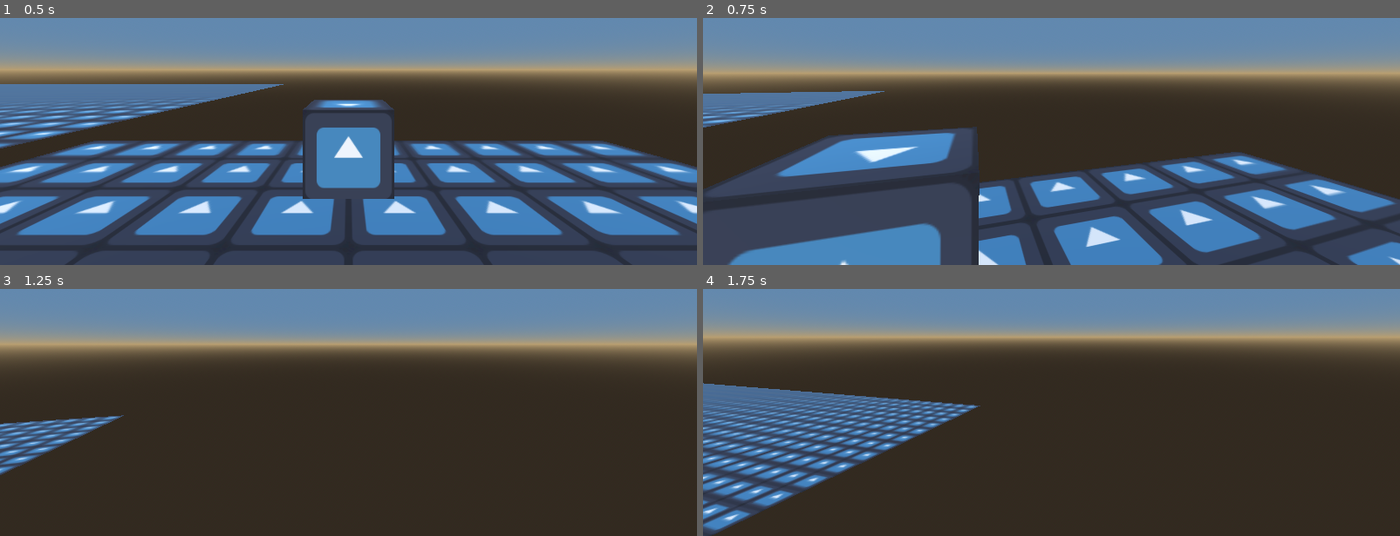
Above: before the commit, frames 1-4 (two rows, left to right).
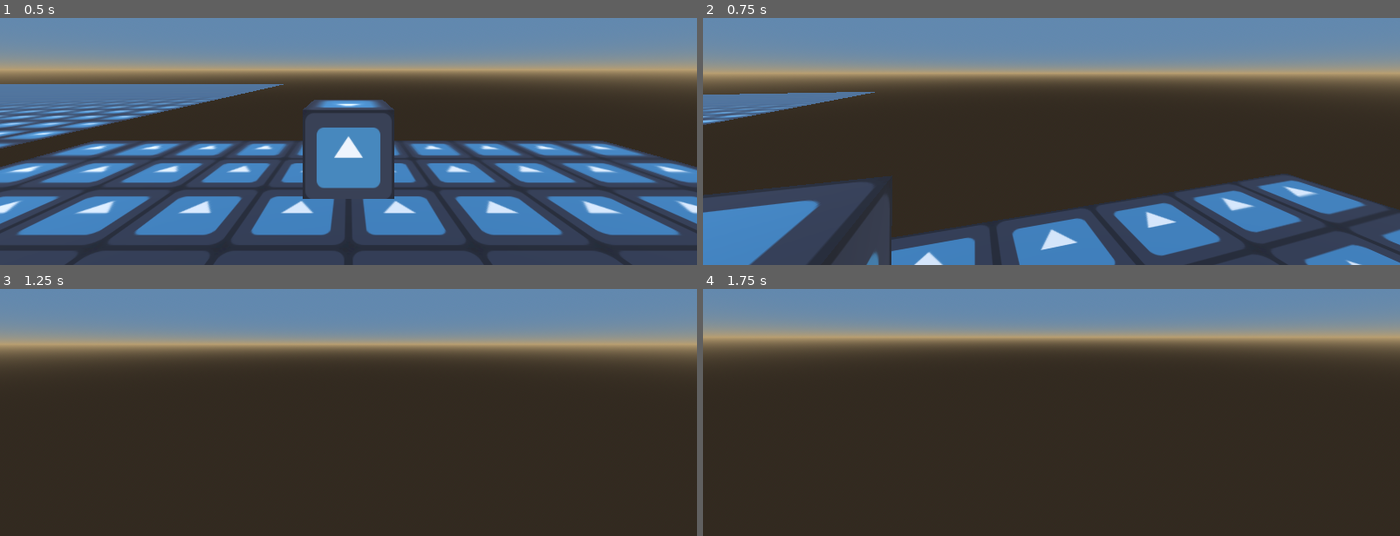
Above: after the commit, the same moments.

Repository: izzyn/brackeysgamejam2025
Game: Godot game, scene res://dev/blix.tscn
The game is run twice, just before and just after one commit, with the same random seed, the same clock (stepped at 60 frames per second) and the same inputs. The engine's default icon, where the game draws it, is replaced by a stand-in: a white triangle on a blue panel in a dark square.
Inputs (mouse positions are in pixels of both pictures, inside the frame that each line leads up to):
- Up to frame 1 (0.5 s): no input
- Up to frame 2 (0.75 s): tap Enter at 0.5 s; move the mouse to (1086, 67) at 0.52 s; hold W (move_forward) from 0.53 s (still down); hold Shift (move_sprint) from 0.53 s (still down)
- Up to frame 3 (1.25 s): keep holding W (move_forward); keep holding Shift (move_sprint); tap Space (move_jump) at 0.77, 0.8, 1.07 s
- Up to frame 4 (1.75 s): keep holding W (move_forward); move the mouse to (1016, 343) at 1.27 s; release Shift (move_sprint) at 1.28 s; tap Space (move_jump) at 1.35, 1.52 s; tap Shift (move_sprint) at 1.55 s

Frame 1 is identical in both runs. In frame 2, 33% of the frame differs, in the area x 0-100%, y 29-100%; in frame 3, 1.9%; in frame 4, 13%.

Commit message:
Remade Player Movmenet and added wall slioding and jumping
Still need a bit of polish on the airstrafing.

Diff:
--- a/dev/blix.tscn
+++ b/dev/blix.tscn
@@ -2,7 +2,7 @@
 
 [ext_resource type="Script" uid="uid://d2601umnwbk7v" path="res://scripts/player/player.gd" id="1_0peuj"]
 [ext_resource type="Texture2D" uid="uid://bc7tj5y4we2o8" path="res://icon.svg" id="2_1v0mg"]
-[ext_resource type="Script" uid="uid://c5vk5e5j1pstd" path="res://scripts/player/wall_rays.gd" id="2_k5jdb"]
+[ext_resource type="Script" uid="uid://c5vk5e5j1pstd" path="res://scripts/player/wall_ray.gd" id="2_k5jdb"]
 
 [sub_resource type="CapsuleShape3D" id="CapsuleShape3D_k5jdb"]
 radius = 0.4
@@ -53,17 +53,17 @@
 [node name="Blix" type="Node3D"]
 
 [node name="Player" type="CharacterBody3D" parent="."]
+physics_interpolation_mode = 1
 axis_lock_angular_x = true
 axis_lock_angular_y = true
 axis_lock_angular_z = true
 script = ExtResource("1_0peuj")
 m_sensitivity = Vector2(16, 16)
-floor_drag = 20.0
-air_drag = 2.0
-movement_speed = 150.0
-sprint_speed = 330.0
+wall_fall_speed = -0.5
+movement_speed = 15.0
 air_speed_control = 0.1
-jump_force = 10.0
+air_clamp = 0.1
+jump_force = 8.0
 gravity_accel = -13.0
 
 [node name="CollisionShape3D" type="CollisionShape3D" parent="Player"]
@@ -73,16 +73,10 @@
 [node name="Camera" type="Camera3D" parent="Player"]
 transform = Transform3D(1, 0, 0, 0, 1, 0, 0, 0, 1, 0, 1.4, 0)
 
-[node name="WallRays" type="Node3D" parent="Player"]
+[node name="WallRay" type="RayCast3D" parent="Player"]
+transform = Transform3D(1, 0, 0, 0, 1, 0, 0, 0, 1, 0, 1, 0)
+target_position = Vector3(0.55, 0, 0)
 script = ExtResource("2_k5jdb")
-
-[node name="WallRayRight" type="RayCast3D" parent="Player/WallRays"]
-transform = Transform3D(1, 0, 0, 0, 1, 0, 0, 0, 1, 0, 1.23467, 0)
-target_position = Vector3(0.65, 0, 0)
-
-[node name="WallRayLeft" type="RayCast3D" parent="Player/WallRays"]
-transform = Transform3D(1, 0, 0, 0, 1, 0, 0, 0, 1, 0, 1.23467, 0)
-target_position = Vector3(-0.65, 0, 0)
 
 [node name="Ground" type="MeshInstance3D" parent="."]
 material_override = SubResource("StandardMaterial3D_nt3t7")
--- a/project.godot
+++ b/project.godot
@@ -47,3 +47,23 @@
 "events": [Object(InputEventKey,"resource_local_to_scene":false,"resource_name":"","device":-1,"window_id":0,"alt_press …(195 unchanged characters)…
 ]
 }
+jump={
+"deadzone": 0.2,
+"events": [Object(InputEventKey,"resource_local_to_scene":false,"resource_name":"","device":-1,"window_id":0,"alt_pressed":false,"shift_pressed":false,"ctrl_pressed":false,"meta_pressed":false,"pressed":false,"keycode":0,"physical_keycode":32,"key_label":0,"unicode":32,"location":0,"echo":false,"script":null)
+]
+}
+move_back={
+"deadzone": 0.2,
+"events": [Object(InputEventKey,"resource_local_to_scene":false,"resource_name":"","device":-1,"window_id":0,"alt_pressed":false,"shift_pressed":false,"ctrl_pressed":false,"meta_pressed":false,"pressed":false,"keycode":0,"physical_keycode":83,"key_label":0,"unicode":115,"location":0,"echo":false,"script":null)
+]
+}
+primary_action={
+"deadzone": 0.2,
+"events": [Object(InputEventMouseButton,"resource_local_to_scene":false,"resource_name":"","device":-1,"window_id":0,"alt_pressed":false,"shift_pressed":false,"ctrl_pressed":false,"meta_pressed":false,"button_mask":1,"position":Vector2(222.301, 17.5117),"global_position":Vector2(231.301, 65.5117),"factor":1.0,"button_index":1,"canceled":false,"pressed":true,"double_click":false,"script":null)
+]
+}
+
+[physics]
+
+common/physics_ticks_per_second=100
+common/physics_interpolation=true
--- a/scripts/player/player.gd
+++ b/scripts/player/player.gd
@@ -1,10 +1,10 @@
 extends CharacterBody3D
-
+class_name Player
 
 @onready
 var camera: Camera3D = get_node("Camera")
 
-@onready var wallRays: WallRays = get_node("WallRays")
+@onready var wallRay: WallRay = get_node("WallRay")
 
 func _ready() -> void:
 	Input.mouse_mode = Input.MOUSE_MODE_CAPTURED
@@ -19,6 +19,13 @@
 		var mouse_event: InputEventMouseMotion = event as InputEventMouseMotion
 		mouse_delta = -mouse_event.relative
 
+	if(event.is_action_type()):
+		if(event.is_action_pressed("move_jump")):
+			jumping = true
+		if(event.is_action_released("move_jump")):
+			jumping = false
+			sprinting = event.is_action_pressed("move_sprint")
+
 
 	pass
 
@@ -28,11 +35,6 @@
 
 func handle_input():
 	move_vector = Input.get_vector("move_left","move_right","move_backwards","move_forward").normalized()
-
-	jumped = Input.is_action_just_pressed("move_jump")
-
-	sprinting = Input.is_action_pressed("move_sprint")
-
 	pass
 
 
@@ -42,7 +44,7 @@
 
 var move_vector: Vector2
 
-var jumped: bool
+var jumping: bool
 
 var sprinting: bool
 
@@ -51,6 +53,10 @@
 
 @export
 var floor_drag: float = 0.5
+
+@export
+var wall_fall_speed: float = -2.0
+
 @export
 var air_drag: float = 0.5
 
@@ -61,6 +67,9 @@
 
 @export
 var air_speed_control: float = 0.2
+
+@export
+var air_clamp: float = 0.25;
 
 @export
 var jump_force: float =  100
@@ -83,33 +92,46 @@
 		## Reset mosue delta each frame so input isn't repeated each frame
 	reset_input()
 func _physics_process(delta: float) -> void:
-
+	air_speed_control = clamp(3.0 - velocity.length()/movement_speed, 0, 3.0)
 	var aligned_move_vector: Vector3
 	aligned_move_vector += -move_vector.y*global_basis.z
 	aligned_move_vector += move_vector.x*global_basis.x
 
-	if(is_on_floor() and sprinting):
-		acceleration = aligned_move_vector*sprint_speed
-	elif(is_on_floor()):
-		acceleration = aligned_move_vector*movement_speed
+
+	var wall_jump
+	if(is_on_floor()):
+		var new_velocityVector: Vector3 = aligned_move_vector*movement_speed
+		velocity.x = new_velocityVector.x
+		velocity.z = new_velocityVector.z
 	else:
-		acceleration = aligned_move_vector*movement_speed*air_speed_control
+		var new_velocityVector: Vector3 = aligned_move_vector*movement_speed
+		var velocity_clamp: Vector3 = clamp(movement_speed*Vector3.ONE - velocity.abs().clampf(0, movement_speed), Vector3.ZERO, Vector3.ONE)
 
-	if (!is_on_floor()):
-		acceleration.y += gravity_accel
-		#print("Applying gravity")
-	elif(!wallRays.isAnyHitting()):
-		acceleration.y += gravity_accel*0.01
+		velocity_clamp *=  Vector3.ONE.normalized()*movement_speed - Vector3(velocity.x, 1.0/air_clamp, velocity.z)*air_clamp
+		velocity.x += clampf(new_velocityVector.x*delta*air_speed_control, -velocity_clamp.x, velocity_clamp.x)
+		velocity.z += clampf(new_velocityVector.z*delta*air_speed_control, -velocity_clamp.z, velocity_clamp.z)
 
-	if(is_on_floor() and jumped):
-		acceleration.y += jump_force/delta
 
-	velocity += acceleration*delta
+	if(!is_on_floor()):
+		if(velocity.y < 0):
+			if(wallRay.is_colliding()):
+				velocity = Vector3.ZERO
+				velocity = Vector3(0, wall_fall_speed, 0)
 
-	if(is_on_floor()):
-		velocity -= velocity*delta*floor_drag*Vector3(1,0,1)
+				if(jumping):
+					velocity = wallRay.get_collision_normal()*jump_force
+					velocity.y = jump_force
+
+
+			else:
+				velocity.y += gravity_accel*delta
+		else:
+			velocity.y += gravity_accel*delta
 	else:
-		velocity -= velocity*delta*air_drag*Vector3(1,0,1)
+		velocity.y = 0
+	if(jumping and is_on_floor()):
+		velocity.y = jump_force
+		#jumping = false
 
 	move_and_slide()
 
--- /dev/null
+++ b/scripts/player/wall_ray.gd
@@ -0,0 +1,11 @@
+extends RayCast3D
+class_name WallRay
+
+
+@onready var player: Player = get_node("..")
+
+
+
+func _physics_process(delta: float) -> void:
+	target_position = Vector3(player.move_vector.x, 0, -player.move_vector.y) * 0.5
+	pass
--- a/scripts/player/wall_rays.gd
+++ /dev/null
@@ -1,9 +0,0 @@
-extends Node3D
-class_name WallRays
-@onready var leftRay: RayCast3D = get_node("WallRayLeft")
-@onready var rightRay: RayCast3D = get_node("WallRayRight")
-
-
-
-func isAnyHitting()->bool:
-	return (leftRay.is_colliding() or rightRay.is_colliding())
Renamed: scripts/player/wall_rays.gd.uid -> scripts/player/wall_ray.gd.uid
